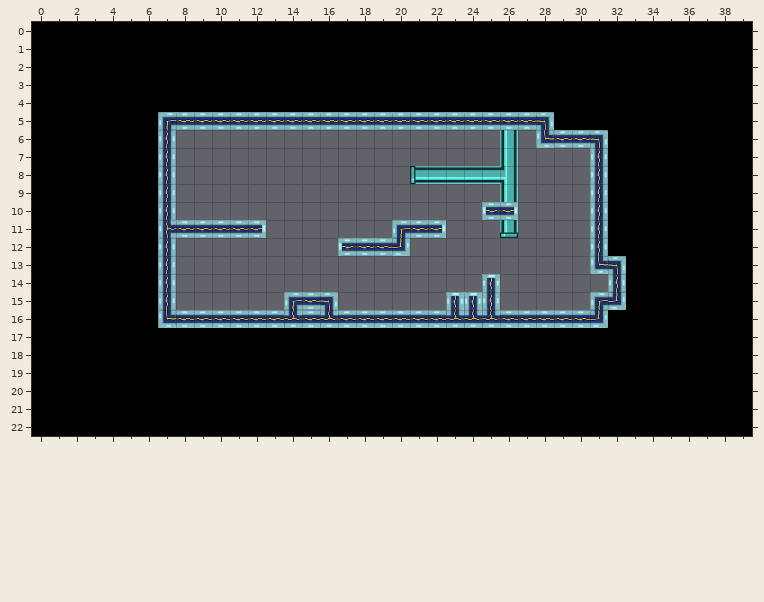
Tiled map: core/assets/level_4-1.tmx. The picture above was drawn from the file before the commit.
Cells are 32x32 px. Shown: x 0..39, y 0..22.
New version:
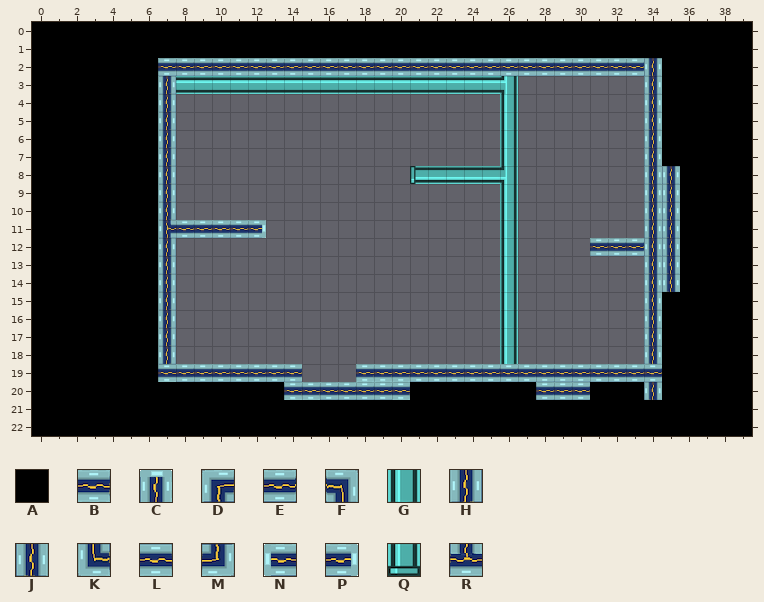
Key: from "tileset": A 1, B 33, C 35, D 96, E 97, F 98, G 104, H 128, J 130, K 160, L 161, M 162, N 163, P 164, Q 167, R 226.
_ is an empty cell, # one hidden under a higher layer.
Edits made:
{"where": "layer \"background\""}
{"y":11,"x":26,"old":"Q","new":"G"}
{"y":12,"x":26,"old":"_","new":"G"}
{"y":13,"x":26,"old":"_","new":"G"}
{"y":14,"x":26,"old":"_","new":"G"}
{"y":15,"x":26,"old":"_","new":"G"}
{"y":16,"x":22,"old":"#","new":"_"}
{"where": "layer \"platforms\""}
{"y":2,"x":7,"old":"AAAAAAAAAAAAAAAAAAAAAAAAAAAA","new":"EEEEEEEEEEEEEEEEEEEEEEEEEEEJ"}
{"y":3,"x":7,"old":"AAAAAAAAAAAAAAAAAAAAAAAAAAAA","new":"H__________________________J"}
{"y":4,"x":7,"old":"AAAAAAAAAAAAAAAAAAAAAAAAAAAA","new":"H__________________________J"}
{"y":5,"x":7,"old":"DEEEEEEEEEEEEEEEEEEEEFAAAAAA","new":"H__________________________J"}
{"y":6,"x":28,"old":"KEEFAAA","new":"______J"}
{"y":7,"x":31,"old":"HAAA","new":"___J"}
{"y":8,"x":31,"old":"HAAAA","new":"___JJ"}
{"y":9,"x":31,"old":"HAAAA","new":"___JJ"}
{"y":10,"x":25,"old":"NP","new":"__"}
{"y":10,"x":31,"old":"HAAAA","new":"___JJ"}
{"y":11,"x":20,"old":"DEP","new":"___"}
{"y":11,"x":31,"old":"HAAAA","new":"___JJ"}
{"y":12,"x":17,"old":"NEEM","new":"____"}
{"y":12,"x":31,"old":"HAAAA","new":"EEEJJ"}
{"y":13,"x":31,"old":"KFAAA","new":"___JJ"}
{"y":14,"x":25,"old":"C","new":"_"}
{"y":14,"x":32,"old":"HAAA","new":"__JJ"}
{"y":15,"x":14,"old":"DEF","new":"___"}
{"y":15,"x":23,"old":"CCJ","new":"___"}
{"y":15,"x":31,"old":"DMAA","new":"___J"}
{"y":16,"x":7,"old":"KLLLLLLRLRLLLLLLRRRLLLLLMAAA","new":"H__________________________J"}
{"y":17,"x":7,"old":"AAAAAAAAAAAAAAAAAAAAAAAAAAAA","new":"H__________________________J"}
{"y":18,"x":7,"old":"AAAAAAAAAAAAAAAAAAAAAAAAAAAA","new":"H__________________________J"}
{"y":19,"x":7,"old":"AAAAAAAAAAAAAAAAAAAAAAAAAAAA","new":"LEEEEEEE___BBBEEEEEEEEEEEEEE"}
{"y":20,"x":14,"old":"AAAAAAA","new":"BBEEEEB"}
{"y":20,"x":28,"old":"AAA","new":"EEE"}
{"y":20,"x":34,"old":"A","new":"J"}
{"label":"changed","picture_box":[158,58,680,400]}
